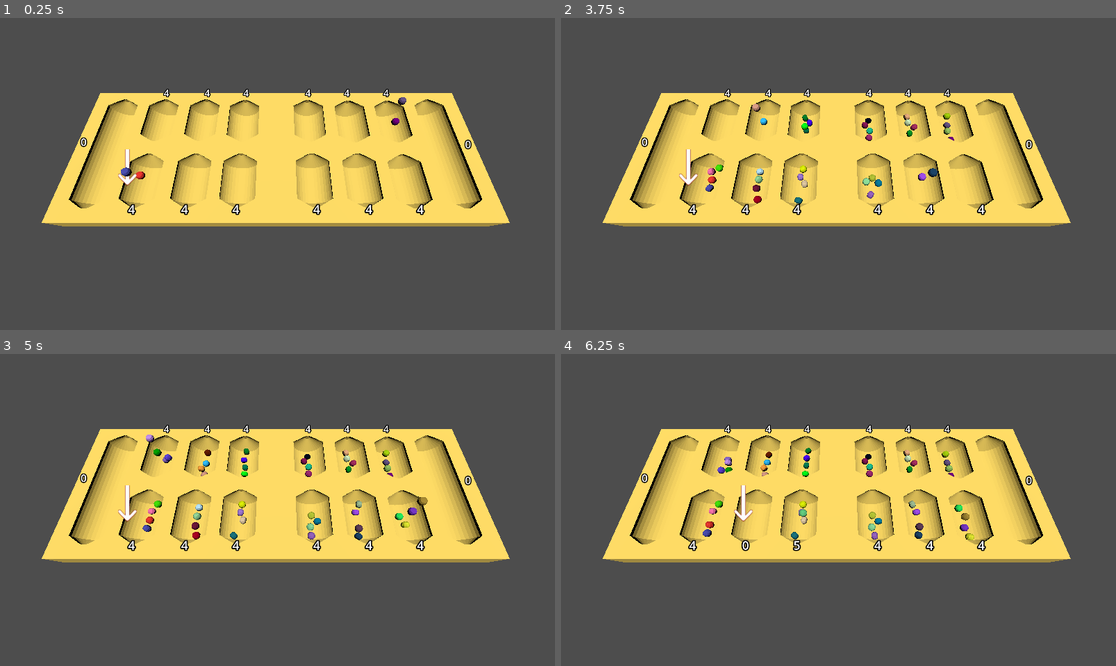
Above: before the commit, frames 1-4 (two rows, left to right).
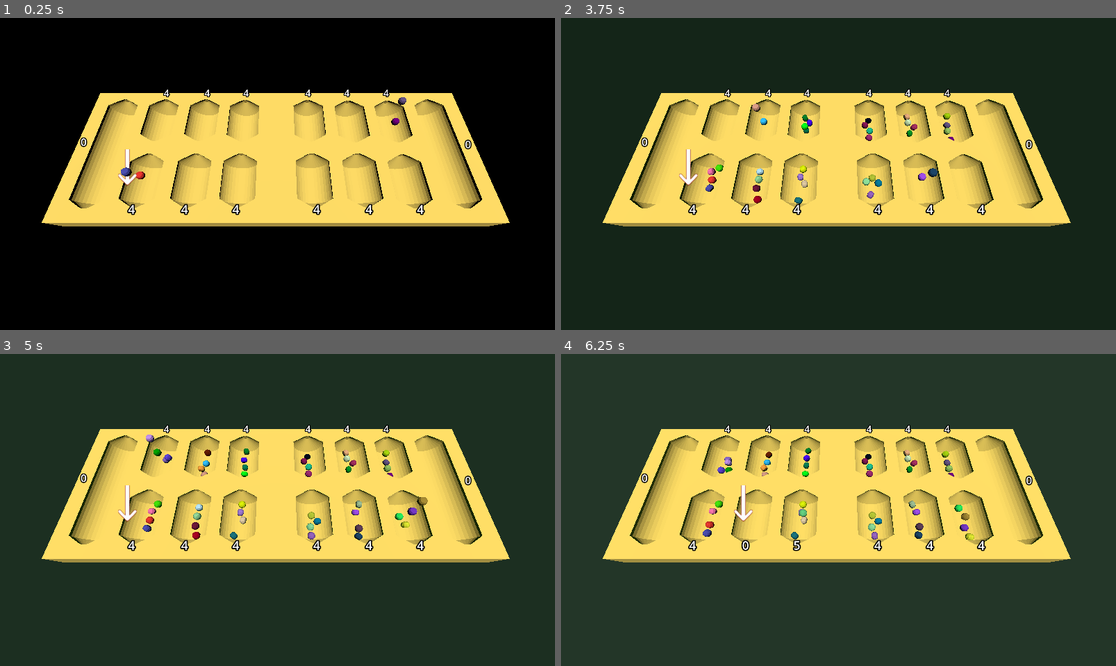
Above: after the commit, the same moments.

Repository: sym-z/3d-mancala
Game: Godot game, scene res://sample_scene.tscn
Two runs of this game, one before a commit and one after it. Both use one fixed random seed, a clock stepped at 60 frames per second and the inputs below.
Inputs:
- Up to frame 1 (0.25 s): no input
- Up to frame 2 (3.75 s): hold Right (ui_right) 0.53-1.28 s; hold Space (ui_select) 0.53-1.28 s; hold Left (ui_left) 1.28-2.03 s; tap Space (ui_select) at 1.35, 1.52, 1.82, 2.85, 3.02, 3.32 s; hold Space (ui_select) 2.03-2.78 s; hold Right (ui_right) 2.03-3.53 s; hold Left (ui_left) from 3.53 s (still down); hold Space (ui_select) from 3.53 s (still down)
- Up to frame 3 (5 s): keep holding Left (ui_left); release Space (ui_select) at 4.28 s; tap Space (ui_select) at 4.35, 4.52, 4.82 s
- Up to frame 4 (6.25 s): hold Space (ui_select) 5.03-5.78 s; release Left (ui_left) at 5.78 s; hold Right (ui_right) from 5.78 s (still down); tap Space (ui_select) at 5.85, 6.02 s

The runs differ from the first frame. In frame 1, 68% of the frame differs, in the area x 0-100%, y 0-100%; in frame 2, 69%; in frame 3, 69%; in frame 4, 69%.

Commit message:
sky shader, starting on input block

Diff:
--- a/src/level_script.gd
+++ b/src/level_script.gd
@@ -26,6 +26,7 @@
 
 var piece_scn : PackedScene = preload("uid://dx40hiqxmxc4x")
 
+var allow_input : bool = false
 var game_ready : bool = false
 var p1_win : bool = false
 var p2_win : bool = false
@@ -36,7 +37,7 @@
 	arrow_pointer.global_position = p1_marker_banks[selected_bank].global_position
 	await board_setup()
 	game_ready = true
-
+	allow_input = true
 
 #region Game Setup
 func board_setup():
@@ -58,7 +59,7 @@
 		move_left()
 	if event.is_action_pressed("ui_right"):
 		move_right()
-	if event.is_action_pressed("ui_select") and game_ready:
+	if event.is_action_pressed("ui_select") and game_ready and allow_input:
 		choose_bank()
 
 
--- a/src/sample_scene.tscn
+++ b/src/sample_scene.tscn
@@ -3,16 +3,30 @@
 [ext_resource type="Script" uid="uid://co5dbnn0hdls8" path="res://level_script.gd" id="1_id4ae"]
 [ext_resource type="PackedScene" uid="uid://cqqhmju2jlelh" path="res://scenes/board.tscn" id="1_ohetr"]
 [ext_resource type="PackedScene" uid="uid://dx40hiqxmxc4x" path="res://scenes/game_piece.tscn" id="2_0pueg"]
+[ext_resource type="Shader" uid="uid://c076opqv751uh" path="res://sky.gdshader" id="3_85g46"]
 [ext_resource type="Script" uid="uid://b3hl5psd3m3ob" path="res://placement_marker.gd" id="4_pvypo"]
 [ext_resource type="Texture2D" uid="uid://ms4b8vqdfki" path="res://arrow.png" id="4_sfoqk"]
 [ext_resource type="PackedScene" uid="uid://ckyorgxr70rcw" path="res://scenes/bank_label.tscn" id="5_sfoqk"]
 
-[sub_resource type="Environment" id="Environment_ohetr"]
-ambient_light_source = 3
-
 [sub_resource type="CameraAttributesPractical" id="CameraAttributesPractical_0pueg"]
 
 [sub_resource type="Compositor" id="Compositor_id4ae"]
+
+[sub_resource type="ShaderMaterial" id="ShaderMaterial_vftan"]
+shader = ExtResource("3_85g46")
+shader_parameter/r_spd = 0.593
+shader_parameter/g_spd = 1.03
+shader_parameter/b_spd = 0.683
+shader_parameter/total_spd = 0.18
+shader_parameter/brightness = 0.235
+
+[sub_resource type="Sky" id="Sky_k603i"]
+sky_material = SubResource("ShaderMaterial_vftan")
+
+[sub_resource type="Environment" id="Environment_xur8e"]
+background_mode = 2
+background_color = Color(0.2627451, 0, 0, 1)
+sky = SubResource("Sky_k603i")
 
 [node name="Sample Level" type="Node3D" unique_id=202412583 node_paths=PackedStringArray("p1_marker_banks", "p2_marker_banks", "p1_marker_home", "p2_marker_home", "arrow_pointer", "p1_cam", "p2_cam")]
 script = ExtResource("1_id4ae")
@@ -28,15 +42,16 @@
 
 [node name="P1 Cam" type="Camera3D" parent="." unique_id=155083364]
 transform = Transform3D(1, 0, 0, 0, 0.39576986, 0.91834974, 0, -0.91834974, 0.39576986, 0, 2.9886255, 1.7312129)
-environment = SubResource("Environment_ohetr")
 attributes = SubResource("CameraAttributesPractical_0pueg")
 compositor = SubResource("Compositor_id4ae")
 
 [node name="P2 Cam" type="Camera3D" parent="." unique_id=1002071270]
 transform = Transform3D(-0.99999994, 8.029314e-08, -3.457969e-08, 0, 0.39554554, 0.9184465, 8.742277e-08, 0.9184465, -0.39554554, 0, 2.9886255, -1.1855042)
-environment = SubResource("Environment_ohetr")
 attributes = SubResource("CameraAttributesPractical_0pueg")
 compositor = SubResource("Compositor_id4ae")
+
+[node name="WorldEnvironment" type="WorldEnvironment" parent="." unique_id=1497803944]
+environment = SubResource("Environment_xur8e")
 
 [node name="DirectionalLight3D" type="DirectionalLight3D" parent="." unique_id=1660986940]
 transform = Transform3D(1, 0, 0, 0, 0.12663184, 0.9919498, 0, -0.9919498, 0.12663184, 0, 1.777168, 0)
@@ -168,3 +183,29 @@
 transform = Transform3D(1, 0, 0, 0, 1, 0, 0, 0, 1, -2.9587576, 0.3349796, 0.053915024)
 text = "0"
 bank_reference = NodePath("../../Placement Markers/P2_H")
+
+[node name="CanvasLayer" type="CanvasLayer" parent="." unique_id=25584112]
+visible = false
+
+[node name="Control" type="Control" parent="CanvasLayer" unique_id=1831276622]
+layout_mode = 3
+anchors_preset = 15
+anchor_right = 1.0
+anchor_bottom = 1.0
+grow_horizontal = 2
+grow_vertical = 2
+
+[node name="MarginContainer" type="MarginContainer" parent="CanvasLayer/Control" unique_id=1161309195]
+layout_mode = 1
+anchors_preset = 15
+anchor_right = 1.0
+anchor_bottom = 1.0
+grow_horizontal = 2
+grow_vertical = 2
+
+[node name="VBoxContainer" type="VBoxContainer" parent="CanvasLayer/Control/MarginContainer" unique_id=942481063]
+layout_mode = 2
+
+[node name="Label" type="Label" parent="CanvasLayer/Control/MarginContainer/VBoxContainer" unique_id=1869901986]
+layout_mode = 2
+text = "Player: X"
--- /dev/null
+++ b/src/sky.gdshader
@@ -0,0 +1,12 @@
+shader_type sky;
+uniform float r_spd = 0.593;
+uniform float g_spd = 1.03;
+uniform float b_spd = 0.683;
+uniform float total_spd = 0.18;
+uniform float brightness = 0.235;
+void sky() {
+	// Called for every visible pixel in the sky background, as well as all pixels
+	// in the radiance cubemap.
+	COLOR = vec3(1.*abs(sin(TIME*r_spd*total_spd)),1.*abs(sin(TIME*g_spd*total_spd)),1.*abs(sin(TIME*b_spd*total_spd))) * brightness;
+
+}
Not shown, added: src/sky.gdshader.uid
